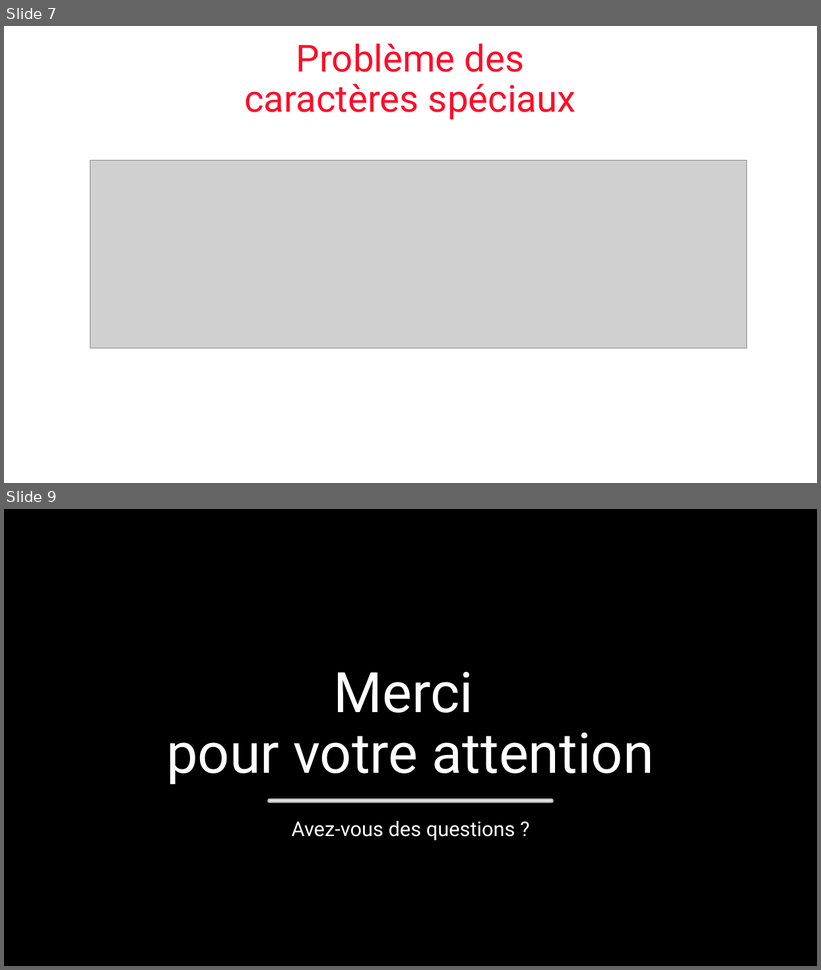
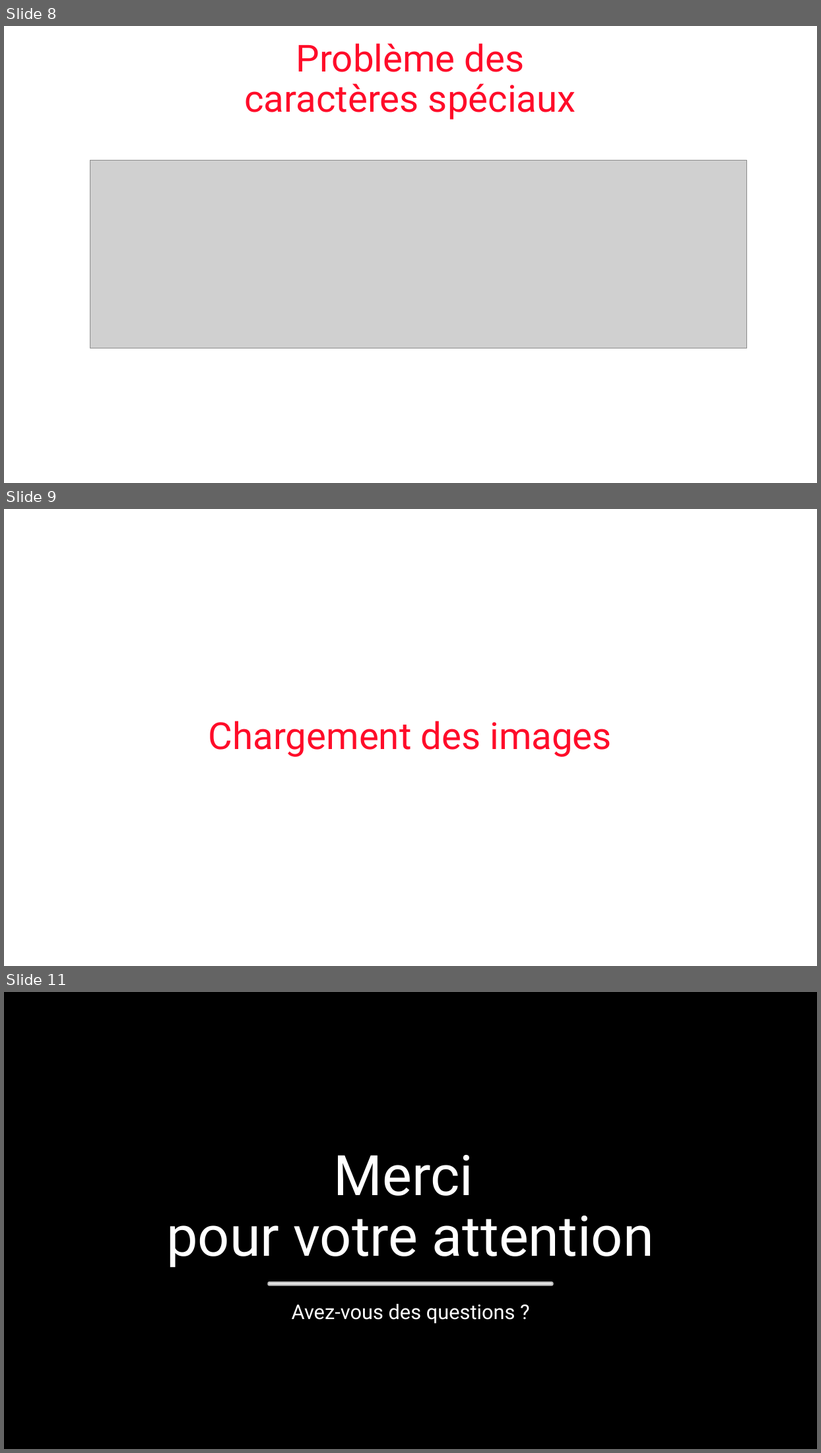
Before and after one commit to GabrielCoquillet/pokedex, a slide deck: Pokedex.odp. Shown one above the other, each under a label of ours: slides 7 and 9 before the commit, slides 8, 9 and 11 after it; the slides between them are not shown. The pictures are 821x970 and 821x1453 pixels, drawn with LibreOffice and Linux fonts; fonts in the diff are those of the drawing; grey boxes stand for pictures; background and template pictures are left out; a plain dark background stands for a picture behind light text. Boxes give left, top, right and bottom in pixels: in the first picture for what was removed or moved away, otherwise in the second. Text is boxed around its words. In the diff, an @@ line names an element or a change of style, - is before the commit and + after.

```diff
--- a/Pokedex.odp
+++ b/Pokedex.odp
@@ slide 9 added at [4,509,817,966], background picture (left out) @@
@@ title added at [209,721,612,757], 44 pt, text #FF0C29 @@
+Chargement des images
@@ what was slide 7 is now slide 8 @@
@@ what was slide 9 is now slide 11 @@
```
Also in this commit, not shown: 5 slides changed, 2 other slides added, 1 slide removed.
